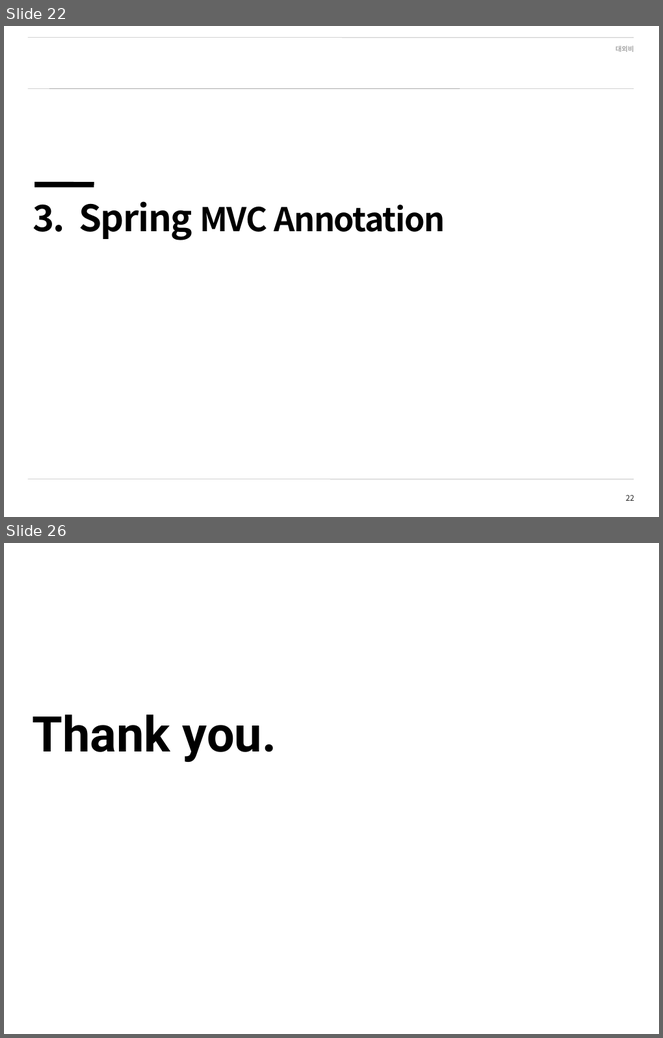
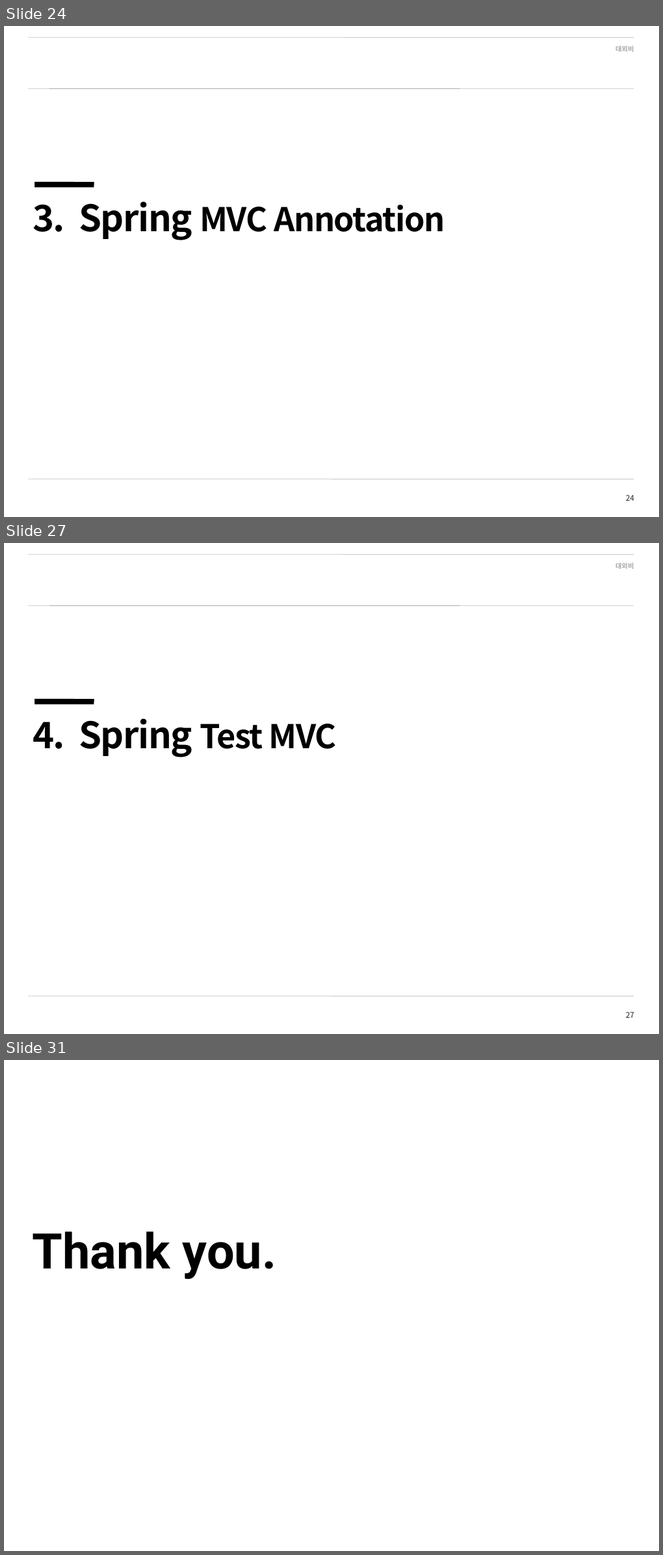
Before and after one commit to SeunghoonBaek/spring_learning, a slide deck: 09_Spring_Framework_MVC.pptx. Shown one above the other, each under a label of ours: slides 22 and 26 before the commit, slides 24, 27 and 31 after it; the slides between them are not shown. The pictures are 663x1038 and 663x1555 pixels, drawn with LibreOffice and Linux fonts; fonts in the diff are those of the drawing; background and template pictures are left out. Boxes give left, top, right and bottom in pixels: in the first picture for what was removed or moved away, otherwise in the second. Text is boxed around its words. In the diff, an @@ line names an element or a change of style, - is before the commit and + after.

```diff
--- a/09_Spring_Framework_MVC.pptx
+++ b/09_Spring_Framework_MVC.pptx
@@ slide 27 added at (4,543,659,1034), background picture (left out); not listed: 5 template elements that a slide beside it also shows @@
@@ line added from (35, 702) to (94, 702), #000000 6 pt @@
@@ text added at (33,719,336,757), 40 pt, text #000000, bold @@
+4. Spring Test MVC
@@ what was slide 22 is now slide 24 @@
@@ page number at (626,495,634,501): text changed @@
-22
+24
@@ what was slide 26 is now slide 31 @@
```
Also in this commit, not shown: 6 slides changed, 5 other slides added, 1 slide removed, 22 other files.
